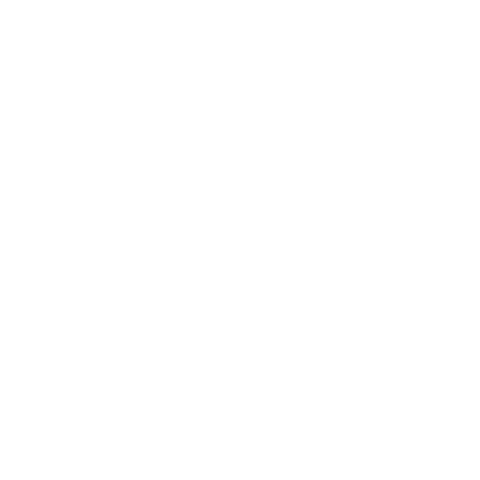
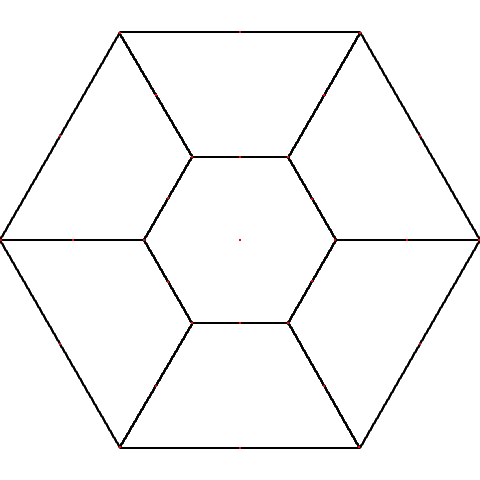
The second (480, 480) image is a revision of the first. Changes to its layers:
showed group "Connections" (13 layers) over bbox(0, 31, 480, 449)
showed group "Borders" (7 layers) over bbox(0, 32, 480, 448)
hid group "Area Terrain" (48 layers) over bbox(0, 31, 480, 449)
